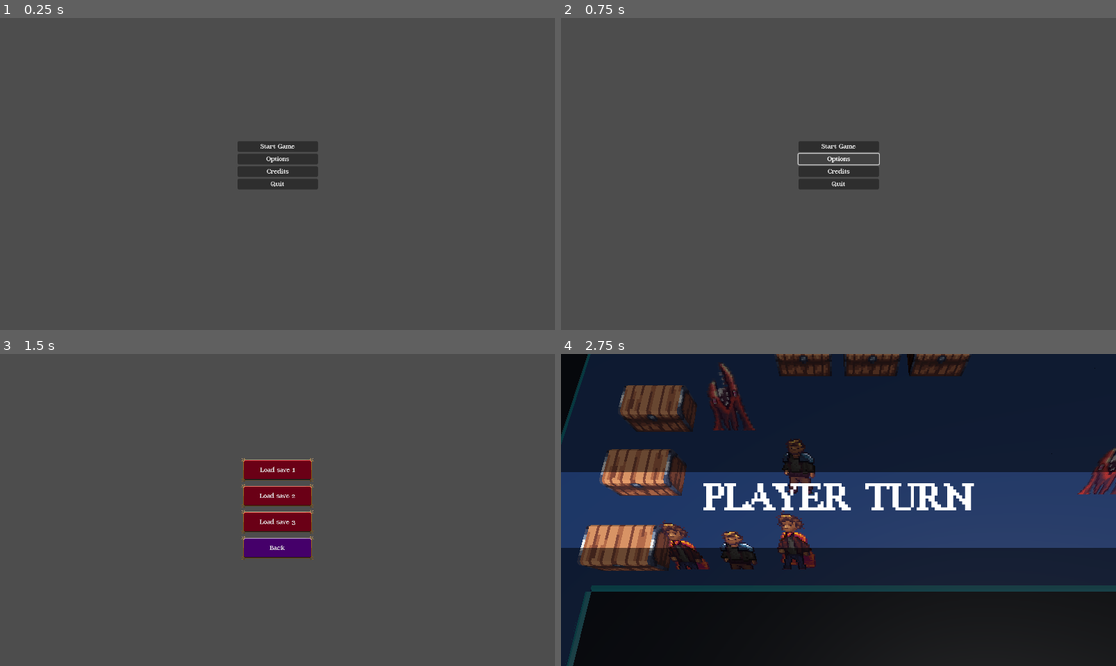
Above: before the commit, frames 1-4 (two rows, left to right).
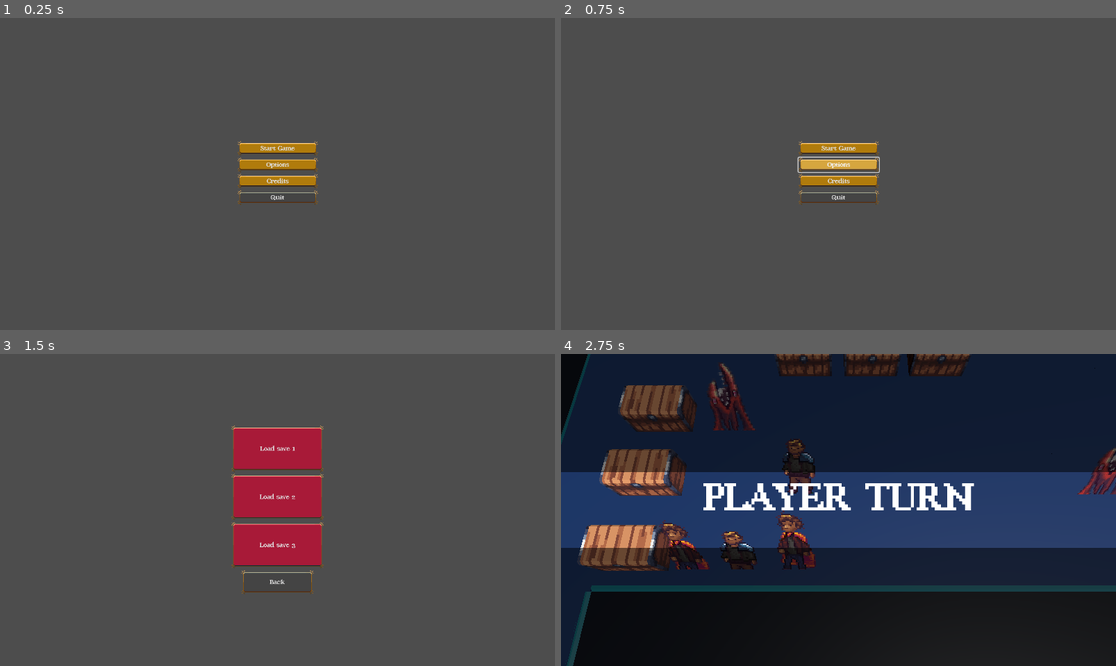
Above: after the commit, the same moments.

Repository: alanhaugen/bachelor-inn
Game: Godot game, scene res://scenes/UI/mainmenu.tscn
Two runs of this game, one before a commit and one after it. Both use one fixed random seed, a clock stepped at 60 frames per second and the inputs below.
Inputs:
- Up to frame 1 (0.25 s): no input
- Up to frame 2 (0.75 s): click "Options" at 0.5 s
- Up to frame 3 (1.5 s): click "Start Game" at 1.25 s
- Up to frame 4 (2.75 s): click "Load save 1" at 2 s

The runs differ from the first frame. In frame 1, 2.3% of the frame differs, in the area x 42-58%, y 39-60%; in frame 2, 2.1%; in frame 3, 7.1%, in the area x 41-59%, y 22-77%; in frame 4, nothing differs.

Commit message:
Made buttons look nicer

Diff:
--- a/scenes/UI/mainmenu.tscn
+++ b/scenes/UI/mainmenu.tscn
@@ -1,32 +1,184 @@
-[gd_scene load_steps=7 format=3 uid="uid://cm02uehw506nt"]
+[gd_scene load_steps=26 format=3 uid="uid://cm02uehw506nt"]
 
 [ext_resource type="FontFile" uid="uid://bltfi0bh6lptu" path="res://art/Fonts/RetroByte.ttf" id="2_cix78"]
 [ext_resource type="Texture2D" uid="uid://bxkugojenvo5a" path="res://art/textures/UI_Spritesheet.png" id="3_v8ire"]
 [ext_resource type="Script" uid="uid://bt1if6bipdwt1" path="res://scripts/ui/main_menu.gd" id="3_wxwbn"]
 
+[sub_resource type="StyleBoxTexture" id="StyleBoxTexture_2gien"]
+texture = ExtResource("3_v8ire")
+texture_margin_left = 8.0
+texture_margin_top = 8.0
+texture_margin_right = 8.0
+texture_margin_bottom = 8.0
+region_rect = Rect2(0, 32, 32, 32)
+
+[sub_resource type="StyleBoxTexture" id="StyleBoxTexture_1nqvl"]
+texture = ExtResource("3_v8ire")
+texture_margin_left = 8.0
+texture_margin_top = 8.0
+texture_margin_right = 8.0
+texture_margin_bottom = 8.0
+region_rect = Rect2(0, 0, 32, 32)
+
+[sub_resource type="StyleBoxTexture" id="StyleBoxTexture_61o3f"]
+texture = ExtResource("3_v8ire")
+texture_margin_left = 8.0
+texture_margin_top = 8.0
+texture_margin_right = 8.0
+texture_margin_bottom = 8.0
+region_rect = Rect2(128, 128, 32, 32)
+
+[sub_resource type="StyleBoxTexture" id="StyleBoxTexture_ds07i"]
+texture = ExtResource("3_v8ire")
+texture_margin_left = 8.0
+texture_margin_top = 8.0
+texture_margin_right = 8.0
+texture_margin_bottom = 8.0
+region_rect = Rect2(0, 32, 32, 32)
+
+[sub_resource type="StyleBoxTexture" id="StyleBoxTexture_nsnfg"]
+texture = ExtResource("3_v8ire")
+texture_margin_left = 8.0
+texture_margin_top = 8.0
+texture_margin_right = 8.0
+texture_margin_bottom = 8.0
+region_rect = Rect2(0, 0, 32, 32)
+
 [sub_resource type="StyleBoxTexture" id="StyleBoxTexture_e6rwi"]
 texture = ExtResource("3_v8ire")
 texture_margin_left = 8.0
 texture_margin_top = 8.0
 texture_margin_right = 8.0
 texture_margin_bottom = 8.0
+region_rect = Rect2(0, 32, 32, 32)
+
+[sub_resource type="StyleBoxTexture" id="StyleBoxTexture_74hbn"]
+texture = ExtResource("3_v8ire")
+texture_margin_left = 8.0
+texture_margin_top = 8.0
+texture_margin_right = 8.0
+texture_margin_bottom = 8.0
 region_rect = Rect2(0, 0, 32, 32)
 
-[sub_resource type="StyleBoxTexture" id="StyleBoxTexture_61o3f"]
-texture = ExtResource("3_v8ire")
-texture_margin_left = 8.0
-texture_margin_top = 8.0
-texture_margin_right = 8.0
-texture_margin_bottom = 8.0
-region_rect = Rect2(0, 0, 32, 32)
-
 [sub_resource type="StyleBoxTexture" id="StyleBoxTexture_wxwbn"]
 texture = ExtResource("3_v8ire")
 texture_margin_left = 8.0
 texture_margin_top = 8.0
 texture_margin_right = 8.0
 texture_margin_bottom = 8.0
-region_rect = Rect2(32, 0, 32, 32)
+region_rect = Rect2(192, 32, 32, 32)
+
+[sub_resource type="StyleBoxTexture" id="StyleBoxTexture_beadd"]
+texture = ExtResource("3_v8ire")
+texture_margin_left = 8.0
+texture_margin_top = 8.0
+texture_margin_right = 8.0
+texture_margin_bottom = 8.0
+region_rect = Rect2(160, 0, 32, 32)
+
+[sub_resource type="StyleBoxTexture" id="StyleBoxTexture_huha7"]
+texture = ExtResource("3_v8ire")
+texture_margin_left = 8.0
+texture_margin_top = 8.0
+texture_margin_right = 8.0
+texture_margin_bottom = 8.0
+region_rect = Rect2(64, 128, 32, 32)
+
+[sub_resource type="StyleBoxTexture" id="StyleBoxTexture_4hx67"]
+texture = ExtResource("3_v8ire")
+texture_margin_left = 8.0
+texture_margin_top = 8.0
+texture_margin_right = 8.0
+texture_margin_bottom = 8.0
+region_rect = Rect2(128, 0, 32, 32)
+
+[sub_resource type="StyleBoxTexture" id="StyleBoxTexture_snox8"]
+texture = ExtResource("3_v8ire")
+texture_margin_left = 8.0
+texture_margin_top = 8.0
+texture_margin_right = 8.0
+texture_margin_bottom = 8.0
+region_rect = Rect2(32, 160, 32, 32)
+
+[sub_resource type="StyleBoxTexture" id="StyleBoxTexture_vus0j"]
+texture = ExtResource("3_v8ire")
+texture_margin_left = 8.0
+texture_margin_top = 8.0
+texture_margin_right = 8.0
+texture_margin_bottom = 8.0
+region_rect = Rect2(128, 32, 32, 32)
+
+[sub_resource type="StyleBoxTexture" id="StyleBoxTexture_4y25g"]
+texture = ExtResource("3_v8ire")
+texture_margin_left = 8.0
+texture_margin_top = 8.0
+texture_margin_right = 8.0
+texture_margin_bottom = 8.0
+region_rect = Rect2(128, 0, 32, 32)
+
+[sub_resource type="StyleBoxTexture" id="StyleBoxTexture_iy0in"]
+texture = ExtResource("3_v8ire")
+texture_margin_left = 8.0
+texture_margin_top = 8.0
+texture_margin_right = 8.0
+texture_margin_bottom = 8.0
+region_rect = Rect2(32, 160, 32, 32)
+
+[sub_resource type="StyleBoxTexture" id="StyleBoxTexture_jcc73"]
+texture = ExtResource("3_v8ire")
+texture_margin_left = 8.0
+texture_margin_top = 8.0
+texture_margin_right = 8.0
+texture_margin_bottom = 8.0
+region_rect = Rect2(128, 32, 32, 32)
+
+[sub_resource type="StyleBoxTexture" id="StyleBoxTexture_6srpe"]
+texture = ExtResource("3_v8ire")
+texture_margin_left = 8.0
+texture_margin_top = 8.0
+texture_margin_right = 8.0
+texture_margin_bottom = 8.0
+region_rect = Rect2(128, 0, 32, 32)
+
+[sub_resource type="StyleBoxTexture" id="StyleBoxTexture_8o0t5"]
+texture = ExtResource("3_v8ire")
+texture_margin_left = 8.0
+texture_margin_top = 8.0
+texture_margin_right = 8.0
+texture_margin_bottom = 8.0
+region_rect = Rect2(32, 160, 32, 32)
+
+[sub_resource type="StyleBoxTexture" id="StyleBoxTexture_6cb08"]
+texture = ExtResource("3_v8ire")
+texture_margin_left = 8.0
+texture_margin_top = 8.0
+texture_margin_right = 8.0
+texture_margin_bottom = 8.0
+region_rect = Rect2(128, 32, 32, 32)
+
+[sub_resource type="StyleBoxTexture" id="StyleBoxTexture_0ui2e"]
+texture = ExtResource("3_v8ire")
+texture_margin_left = 8.0
+texture_margin_top = 8.0
+texture_margin_right = 8.0
+texture_margin_bottom = 8.0
+region_rect = Rect2(192, 32, 32, 32)
+
+[sub_resource type="StyleBoxTexture" id="StyleBoxTexture_negop"]
+texture = ExtResource("3_v8ire")
+texture_margin_left = 8.0
+texture_margin_top = 8.0
+texture_margin_right = 8.0
+texture_margin_bottom = 8.0
+region_rect = Rect2(160, 0, 32, 32)
+
+[sub_resource type="StyleBoxTexture" id="StyleBoxTexture_5vttb"]
+texture = ExtResource("3_v8ire")
+texture_margin_left = 8.0
+texture_margin_top = 8.0
+texture_margin_right = 8.0
+texture_margin_bottom = 8.0
+region_rect = Rect2(64, 128, 32, 32)
 
 [node name="Main" type="Node3D"]
 script = ExtResource("3_wxwbn")
@@ -64,72 +216,85 @@
 layout_mode = 2
 
 [node name="LoadMap0" type="Button" parent="UI/VBoxContainer/LevelSelect"]
-custom_minimum_size = Vector2(150, 50)
+custom_minimum_size = Vector2(192, 96)
+layout_mode = 2
+size_flags_horizontal = 4
+size_flags_vertical = 4
+theme_override_fonts/font = ExtResource("2_cix78")
+theme_override_styles/normal = SubResource("StyleBoxTexture_2gien")
+theme_override_styles/pressed = SubResource("StyleBoxTexture_1nqvl")
+theme_override_styles/hover = SubResource("StyleBoxTexture_61o3f")
+text = "Load save 1"
+
+[node name="LoadMap1" type="Button" parent="UI/VBoxContainer/LevelSelect"]
+custom_minimum_size = Vector2(192, 96)
+layout_mode = 2
+size_flags_horizontal = 4
+size_flags_vertical = 4
+theme_override_fonts/font = ExtResource("2_cix78")
+theme_override_styles/normal = SubResource("StyleBoxTexture_ds07i")
+theme_override_styles/pressed = SubResource("StyleBoxTexture_nsnfg")
+theme_override_styles/hover = SubResource("StyleBoxTexture_61o3f")
+text = "Load save 2"
+
+[node name="LoadMap2" type="Button" parent="UI/VBoxContainer/LevelSelect"]
+custom_minimum_size = Vector2(192, 96)
 layout_mode = 2
 size_flags_horizontal = 4
 size_flags_vertical = 4
 theme_override_fonts/font = ExtResource("2_cix78")
 theme_override_styles/normal = SubResource("StyleBoxTexture_e6rwi")
-theme_override_styles/hover = SubResource("StyleBoxTexture_61o3f")
-text = "Load save 1"
-
-[node name="LoadMap3" type="Button" parent="UI/VBoxContainer/LevelSelect"]
-custom_minimum_size = Vector2(150, 50)
-layout_mode = 2
-size_flags_horizontal = 4
-size_flags_vertical = 4
-theme_override_fonts/font = ExtResource("2_cix78")
-theme_override_styles/normal = SubResource("StyleBoxTexture_e6rwi")
-theme_override_styles/hover = SubResource("StyleBoxTexture_61o3f")
-text = "Load save 2"
-
-[node name="LoadMap4" type="Button" parent="UI/VBoxContainer/LevelSelect"]
-custom_minimum_size = Vector2(150, 50)
-layout_mode = 2
-size_flags_horizontal = 4
-size_flags_vertical = 4
-theme_override_fonts/font = ExtResource("2_cix78")
-theme_override_styles/normal = SubResource("StyleBoxTexture_e6rwi")
+theme_override_styles/pressed = SubResource("StyleBoxTexture_74hbn")
 theme_override_styles/hover = SubResource("StyleBoxTexture_61o3f")
 text = "Load save 3"
 
-[node name="LoadMap5" type="Button" parent="UI/VBoxContainer/LevelSelect"]
+[node name="BackButton" type="Button" parent="UI/VBoxContainer/LevelSelect"]
 custom_minimum_size = Vector2(150, 50)
 layout_mode = 2
 size_flags_horizontal = 4
 size_flags_vertical = 4
 theme_override_fonts/font = ExtResource("2_cix78")
 theme_override_styles/normal = SubResource("StyleBoxTexture_wxwbn")
-theme_override_styles/hover = SubResource("StyleBoxTexture_61o3f")
+theme_override_styles/pressed = SubResource("StyleBoxTexture_beadd")
+theme_override_styles/hover = SubResource("StyleBoxTexture_huha7")
 text = "Back"
 
-[node name="NinePatchRect" type="NinePatchRect" parent="UI/VBoxContainer/LevelSelect"]
-layout_mode = 2
-patch_margin_left = 10
-
 [node name="MainMenu" type="VBoxContainer" parent="UI/VBoxContainer"]
 layout_mode = 2
 
 [node name="StartGameButton" type="Button" parent="UI/VBoxContainer/MainMenu"]
 layout_mode = 2
+theme_override_styles/normal = SubResource("StyleBoxTexture_4hx67")
+theme_override_styles/pressed = SubResource("StyleBoxTexture_snox8")
+theme_override_styles/hover = SubResource("StyleBoxTexture_vus0j")
 text = "Start Game"
 
 [node name="OptionsButton" type="Button" parent="UI/VBoxContainer/MainMenu"]
 layout_mode = 2
-text = "Options"
+theme_override_styles/normal = SubResource("StyleBoxTexture_4y25g")
+theme_override_styles/pressed = SubResource("StyleBoxTexture_iy0in")
+theme_override_styles/hover = SubResource("StyleBoxTexture_jcc73")
+text = "											Options"
 
 [node name="CreditsButton" type="Button" parent="UI/VBoxContainer/MainMenu"]
 layout_mode = 2
+theme_override_styles/normal = SubResource("StyleBoxTexture_6srpe")
+theme_override_styles/pressed = SubResource("StyleBoxTexture_8o0t5")
+theme_override_styles/hover = SubResource("StyleBoxTexture_6cb08")
 text = "Credits"
 
 [node name="QuitButton" type="Button" parent="UI/VBoxContainer/MainMenu"]
 layout_mode = 2
+theme_override_styles/normal = SubResource("StyleBoxTexture_0ui2e")
+theme_override_styles/pressed = SubResource("StyleBoxTexture_negop")
+theme_override_styles/hover = SubResource("StyleBoxTexture_5vttb")
 text = "Quit"
 
 [node name="World" type="Node3D" parent="."]
 
 [connection signal="pressed" from="UI/VBoxContainer/LevelSelect/LoadMap0" to="." method="_on_load_map_0_pressed"]
-[connection signal="pressed" from="UI/VBoxContainer/LevelSelect/LoadMap4" to="." method="_on_load_map_0_pressed"]
-[connection signal="pressed" from="UI/VBoxContainer/LevelSelect/LoadMap5" to="." method="_on_load_map_0_pressed"]
+[connection signal="pressed" from="UI/VBoxContainer/LevelSelect/LoadMap1" to="." method="_on_load_map_1_pressed"]
+[connection signal="pressed" from="UI/VBoxContainer/LevelSelect/LoadMap2" to="." method="_on_load_map_2_pressed"]
+[connection signal="pressed" from="UI/VBoxContainer/LevelSelect/BackButton" to="." method="_on_back_button_pressed"]
 [connection signal="pressed" from="UI/VBoxContainer/MainMenu/StartGameButton" to="." method="_on_start_game_button_pressed"]
 [connection signal="pressed" from="UI/VBoxContainer/MainMenu/QuitButton" to="." method="_on_quit_button_pressed"]
